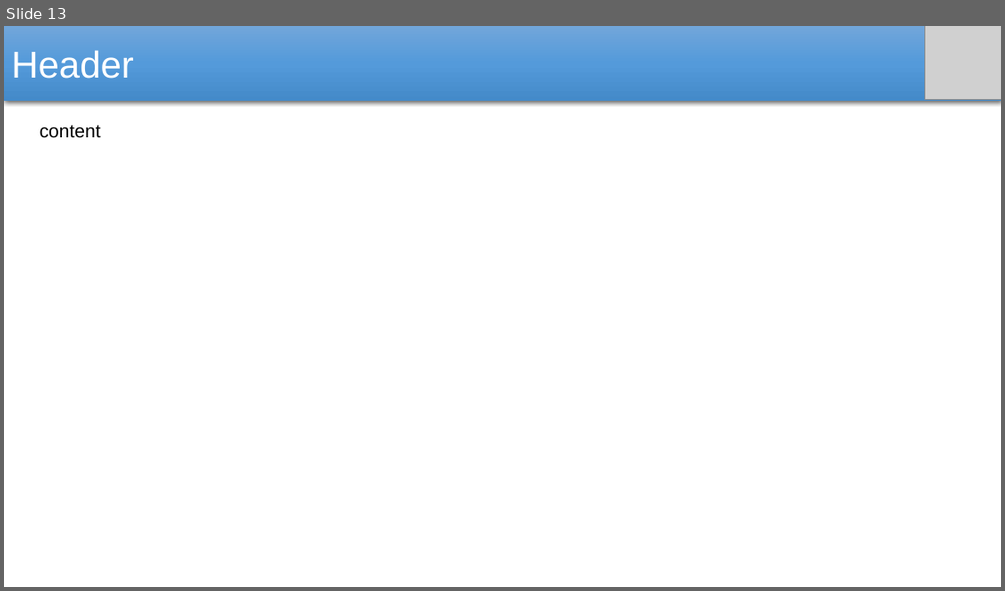
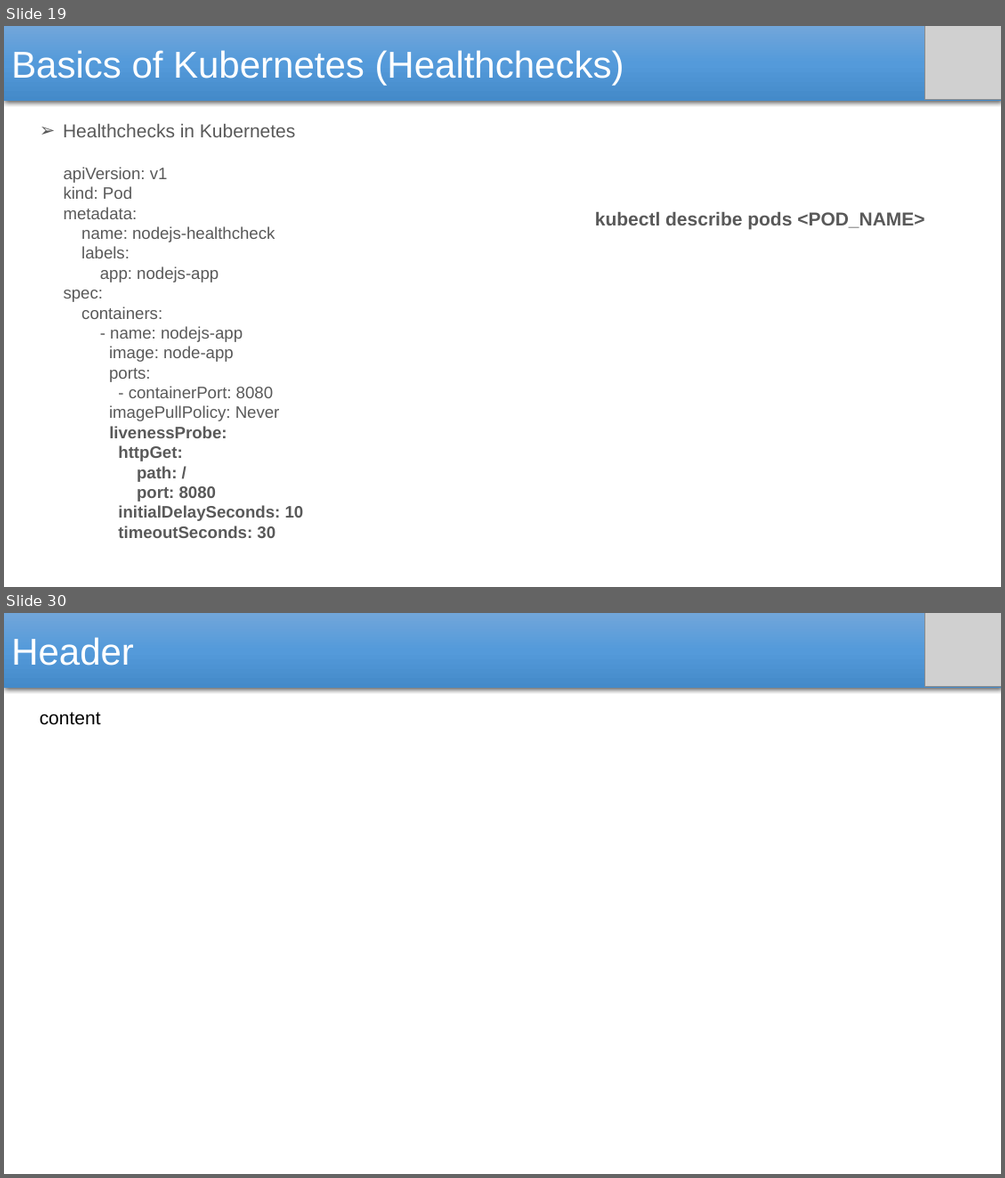
Before and after one commit to SubhadeepSen/Kubernetes-Learning, a slide deck: Kubernetes.pptx. Shown one above the other, each under a label of ours: slide 13 before the commit, slides 19 and 30 after it; the slides between them are not shown. The pictures are 1005x591 and 1005x1178 pixels, drawn with LibreOffice and Linux fonts; fonts in the diff are those of the drawing; grey boxes stand for pictures. Boxes give left, top, right and bottom in pixels: in the first picture for what was removed or moved away, otherwise in the second. Text is boxed around its words. In the diff, an @@ line names an element or a change of style, - is before the commit and + after.

```diff
--- a/Kubernetes.pptx
+++ b/Kubernetes.pptx
@@ slide 19 added at <box>4,26,1001,587</box>, background #FFFFFF @@
@@ rectangle added at <box>4,26,1001,101</box>, fill gradient #71A6DB to #559BDB to #448ACA, 36 pt, text #FFFFFF @@
+Basics of Kubernetes (Healthchecks)
@@ picture added at <box>925,26,1001,99</box> @@
@@ text added at <box>63,124,295,137</box>, 18 pt, text #595959 @@
+➢ Healthchecks in Kubernetes
@@ text added at <box>64,167,304,538</box>, 16 pt, text #595959 @@
+apiVersion: v1
+kind: Pod
+metadata:
+name: nodejs-healthcheck
+labels:
+app: nodejs-app
+spec:
+containers:
+- name: nodejs-app
+image: node-app
+ports:
+- containerPort: 8080
+imagePullPolicy: Never
+livenessProbe:
+httpGet:
+path: /
+port: 8080
+initialDelaySeconds: 10
+timeoutSeconds: 30
@@ text added at <box>595,212,924,230</box>, 18 pt, text #595959, bold @@
+kubectl describe pods <POD_NAME>
@@ what was slide 13 is now slide 30 @@
```
Also in this commit, not shown: 6 slides changed, 16 other slides added, 2 other files.
